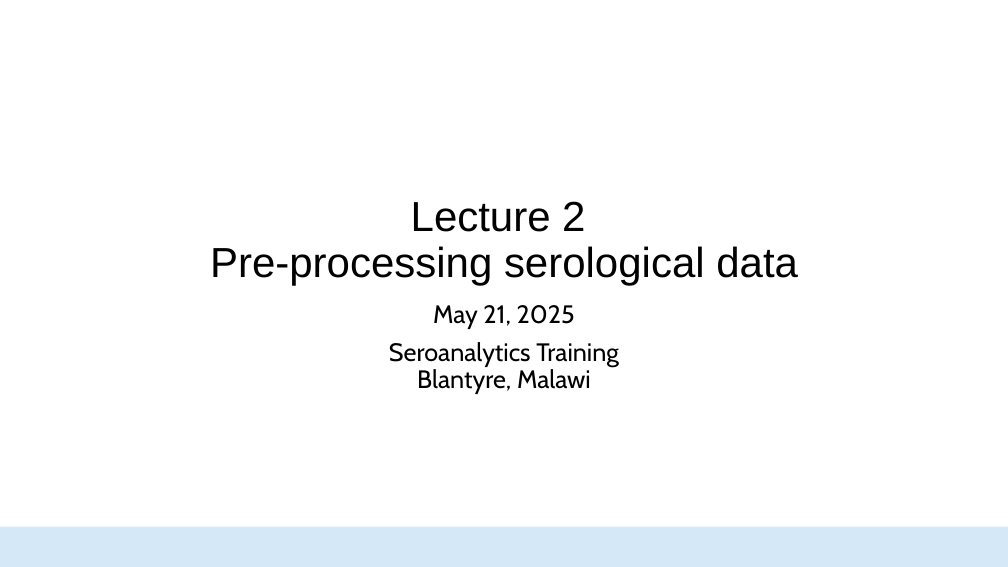
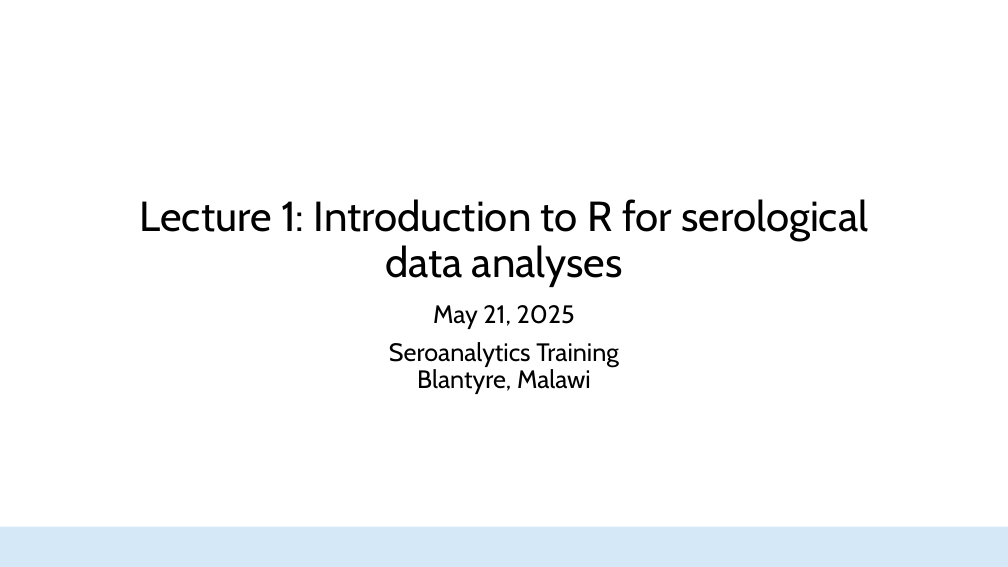
Before and after one commit to HopkinsIDD/seroanalytics_workshop, a slide deck: slide 1 of Lecture 2/Lecture 2.pptx. Drawn at 1008x567 pixels with LibreOffice and Linux fonts; fonts in the diff are those of the drawing; background and template pictures are left out. Boxes give left, top, right and bottom in pixels: in the first picture for what was removed or moved away, otherwise in the second. Text is boxed around its words. In the diff, an @@ line names an element or a change of style, - is before the commit and + after.

```diff
--- a/Lecture 2/Lecture 2.pptx
+++ b/Lecture 2/Lecture 2.pptx
@@ title at <box>140,199,869,287</box>: text changed; font Arial to Cabin @@
-Lecture 2
-Pre-processing serological data
+Lecture 1: Introduction to R for serological data analyses
```
Also in this commit, not shown: 14 slides added, 27 slides removed, 16 other files.
